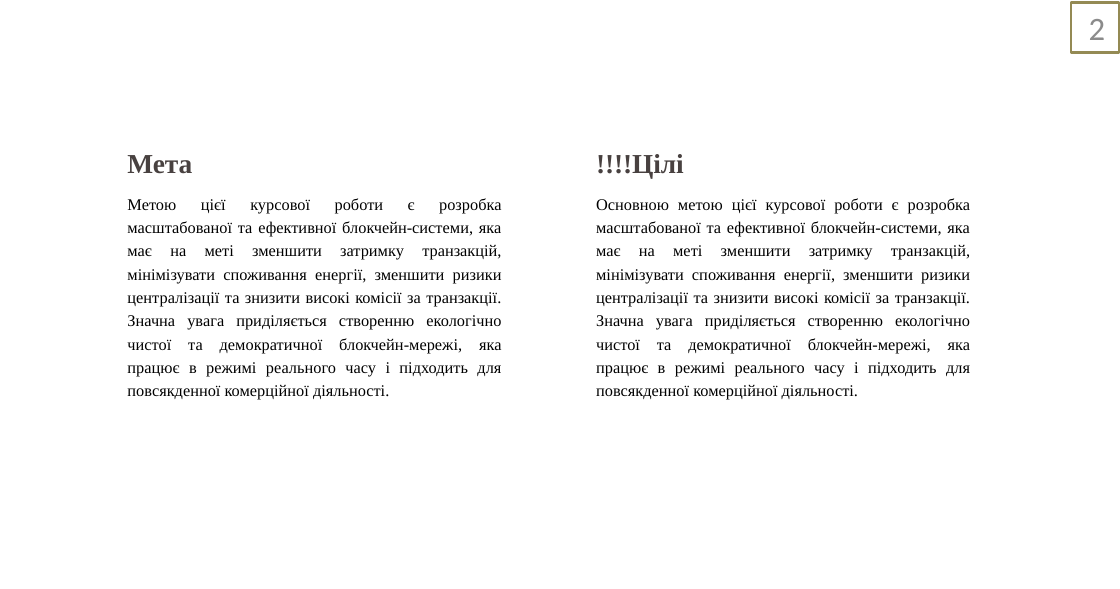
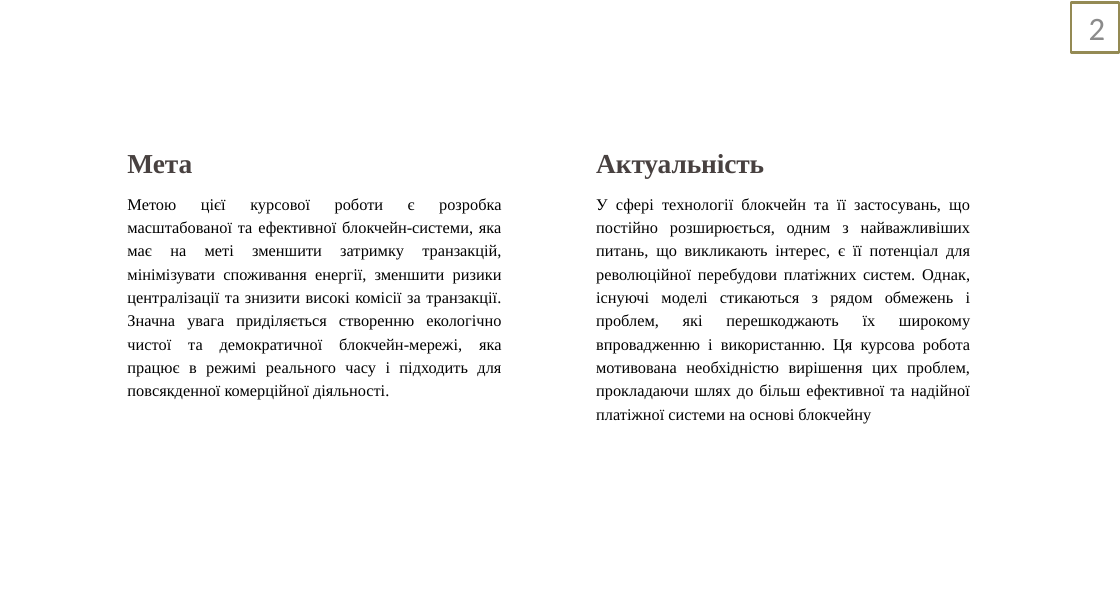
Before and after one commit to Sunr1s/BlockChain, a slide deck: slide 2 of blokchejn-platforma-dlya-avtomatizovanoyi-platizhnoyi-sistemi-zahist-zvitu-z-tehnologichnoyi-praktiki-2023-5-30-16-16-39.pptx. Drawn at 1120x589 pixels with LibreOffice and Linux fonts; fonts in the diff are those of the drawing. Boxes give left, top, right and bottom in pixels: in the first picture for what was removed or moved away, otherwise in the second. Text is boxed around its words. In the diff, an @@ line names an element or a change of style, - is before the commit and + after.

```diff
--- a/blokchejn-platforma-dlya-avtomatizovanoyi-platizhnoyi-sistemi-zahist-zvitu-z-tehnologichnoyi-praktiki-2023-5-30-16-16-39.pptx
+++ b/blokchejn-platforma-dlya-avtomatizovanoyi-platizhnoyi-sistemi-zahist-zvitu-z-tehnologichnoyi-praktiki-2023-5-30-16-16-39.pptx
@@ text at bbox=[596, 154, 764, 178]: text changed @@
-!!!!Цілі
+Актуальність
@@ text at bbox=[596, 198, 971, 424]: text changed @@
-Основною метою цієї курсової роботи є розробка масштабованої та ефективної блокчейн-системи, яка має на меті зменшити затримку транзакцій, мінімізувати споживання енергії, зменшити ризики централізації та знизити високі комісії за транзакції. Значна увага приділяється створенню екологічно чистої та демократичної блокчейн-мережі, яка працює в режимі реального часу і підходить для повсякденної комерційної діяльності.
+У сфері технології блокчейн та її застосувань, що постійно розширюється, одним з найважливіших питань, що викликають інтерес, є її потенціал для революційної перебудови платіжних систем. Однак, існуючі моделі стикаються з рядом обмежень і проблем, які перешкоджають їх широкому впровадженню і використанню. Ця курсова робота мотивована необхідністю вирішення цих проблем, прокладаючи шлях до більш ефективної та надійної платіжної системи на основі блокчейну
```
Also in this commit, not shown: 4 other slides changed, 3 other files.
